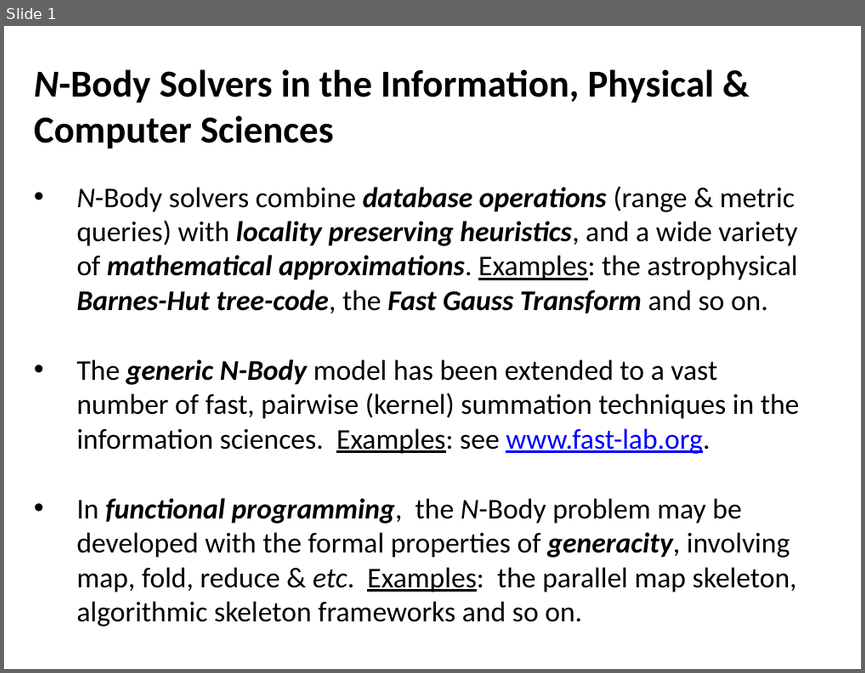
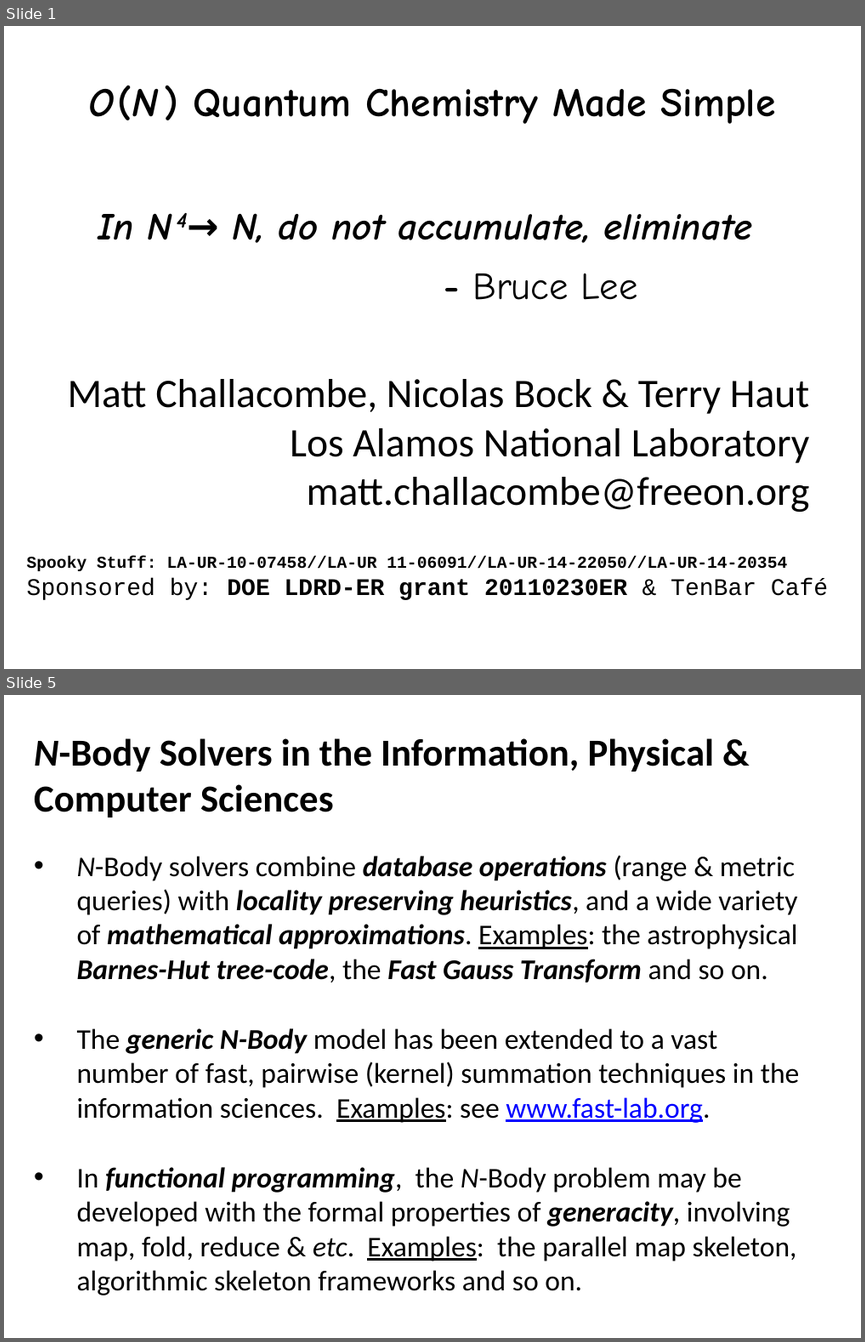
Before and after one commit to FreeON/spammpack, a slide deck: sandwitch_results_3_2015/spamm_big_picture.pptx. Shown one above the other, each under a label of ours: slide 1 before the commit, slides 1 and 5 after it; the slides between them are not shown. The pictures are 865x673 and 865x1342 pixels, drawn with LibreOffice and Linux fonts; fonts in the diff are those of the drawing. Boxes give left, top, right and bottom in pixels: in the first picture for what was removed or moved away, otherwise in the second. Text is boxed around its words. In the diff, an @@ line names an element or a change of style, - is before the commit and + after.

```diff
--- a/sandwitch_results_3_2015/spamm_big_picture.pptx
+++ b/sandwitch_results_3_2015/spamm_big_picture.pptx
@@ slide 1 added at box(4, 26, 861, 669), background #FFFFFF @@
@@ text added at box(89, 85, 776, 300), 32 pt, text #000000, bold @@
+O (N ) Quantum Chemistry Made Simple
+In N 4→ N, do not accumulate, eliminate
+- Bruce Lee
@@ text added at box(68, 379, 810, 511), 34 pt, text #000000 @@
+Matt Challacombe, Nicolas Bock & Terry Haut
+Los Alamos National Laboratory
+matt.challacombe@freeon.org
@@ text added at box(27, 556, 828, 600), 14 pt, text #000000, bold @@
+Spooky Stuff: LA-UR-10-07458//LA-UR 11-06091//LA-UR-14-22050//LA-UR-14-20354
+Sponsored by: DOE LDRD-ER grant 20110230ER & TenBar Café
@@ what was slide 1 is now slide 5 @@
```
Also in this commit, not shown: 2 slides changed, 3 other slides added, 1 slide removed.
